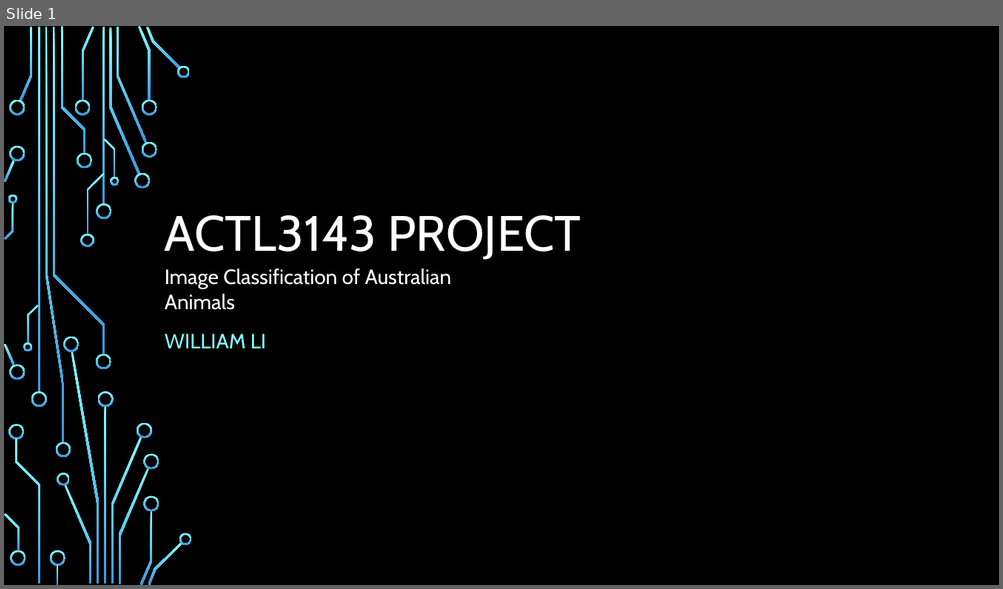
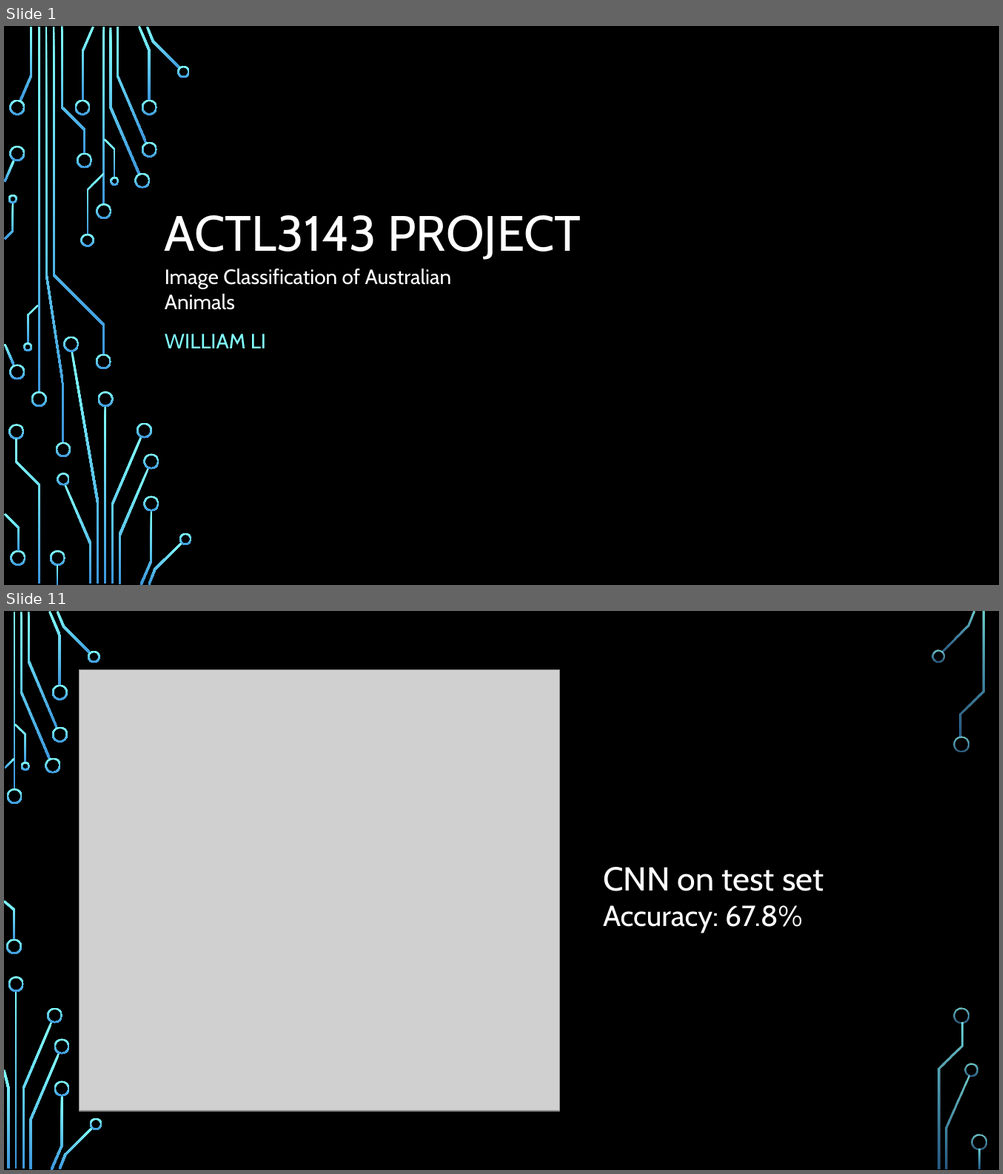
Before and after one commit to williamrjli/actl3143-project, a slide deck: ACTL3143 Video PowerPoint.pptx. Shown one above the other, each under a label of ours: slide 1 before the commit, slides 1 and 11 after it; the slides between them are not shown. The pictures are 1003x589 and 1003x1174 pixels, drawn with LibreOffice and Linux fonts; fonts in the diff are those of the drawing; grey boxes stand for pictures; background and template pictures are left out. Boxes give left, top, right and bottom in pixels: in the first picture for what was removed or moved away, otherwise in the second. Text is boxed around its words. In the diff, an @@ line names an element or a change of style, - is before the commit and + after.

```diff
--- a/ACTL3143 Video PowerPoint.pptx
+++ b/ACTL3143 Video PowerPoint.pptx
@@ slide 11 added at [4,611,999,1170], background picture (left out) @@
@@ picture added at [79,670,560,1111] @@
@@ text added at [603,867,824,934], 28 pt, text #FFFFFF @@
+CNN on test set
+Accuracy: 67.8%
@@ group added at [4,611,987,1170]: 33 freeform shapes, 3 rectangles @@
```
Also in this commit, not shown: 2 slides changed, 10 other slides added, 3 slides removed, 11 other files.
